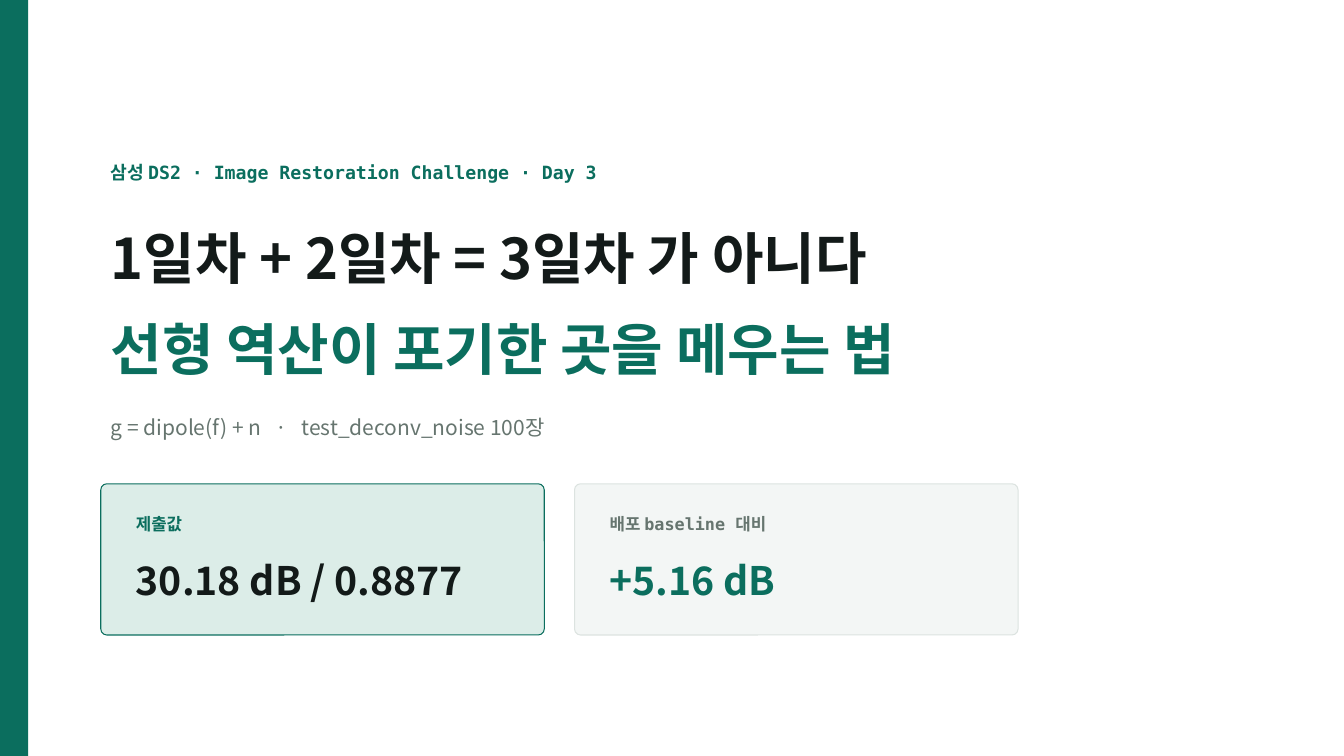
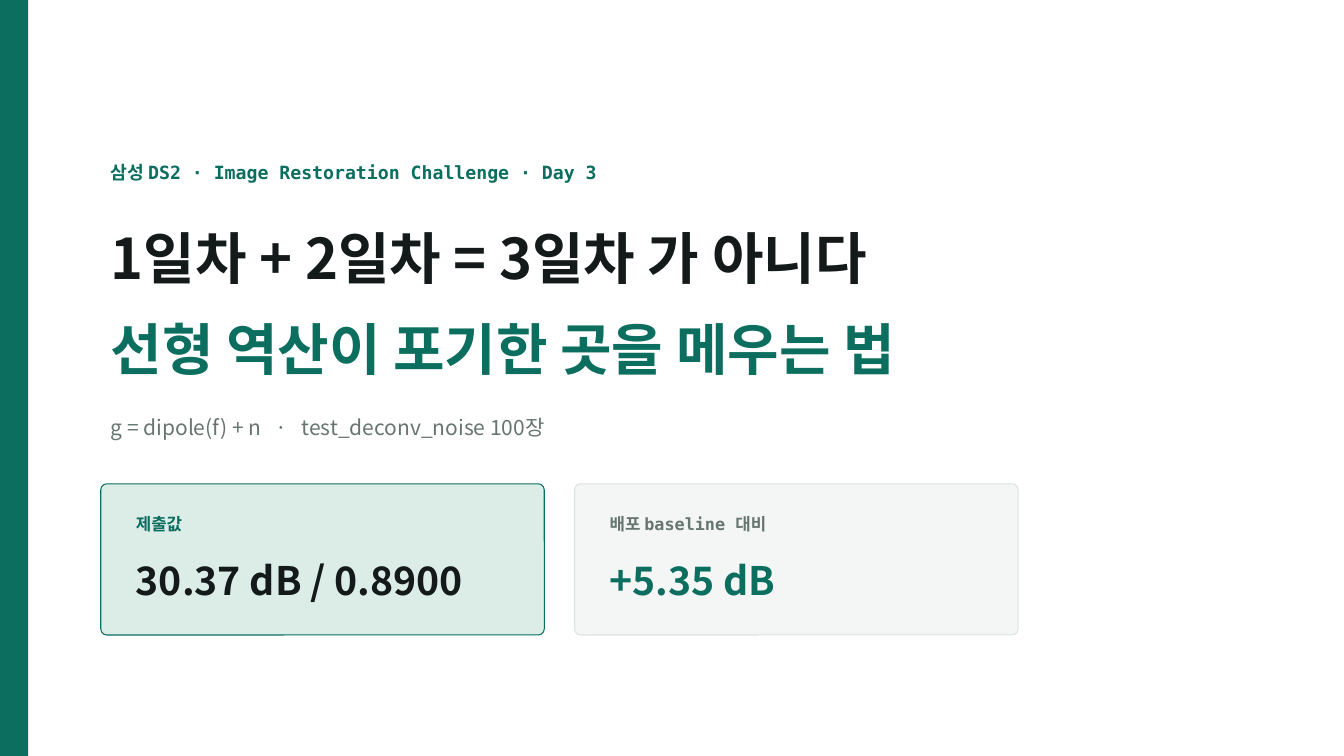
Before and after one commit to kithhooni-commits/ds-practice, a slide deck: slide 1 of 실습5/실습5_day3_발표.pptx. Drawn at 1344x756 pixels with LibreOffice and Linux fonts; fonts in the diff are those of the drawing. Boxes give left, top, right and bottom in pixels: in the first picture for what was removed or moved away, otherwise in the second. Text is boxed around its words. In the diff, an @@ line names an element or a change of style, - is before the commit and + after.

```diff
--- a/실습5/실습5_day3_발표.pptx
+++ b/실습5/실습5_day3_발표.pptx
@@ text at (136,563,463,596): text changed @@
-30.18 dB / 0.8877
+30.37 dB / 0.8900
@@ text at (610,563,776,596): text changed @@
-+5.16 dB
++5.35 dB
```
Also in this commit, not shown: 6 other slides changed, 1 other file.
